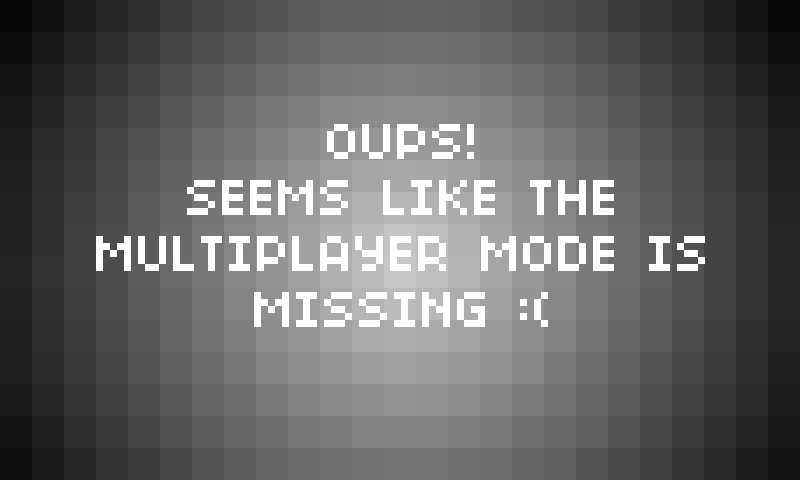
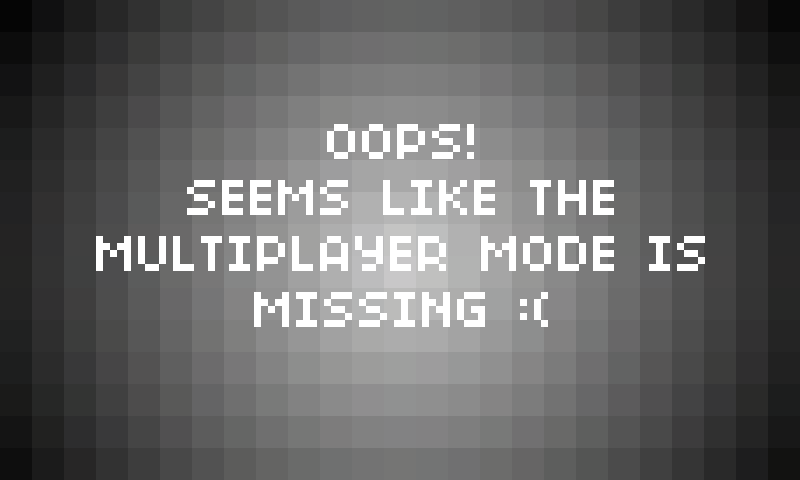
Layered file, before and after one edit (w=800, h=480). Changes by layer:
renamed "OUPS! ..." to "OOPS! ...", painted on it over [362, 124, 390, 131]
